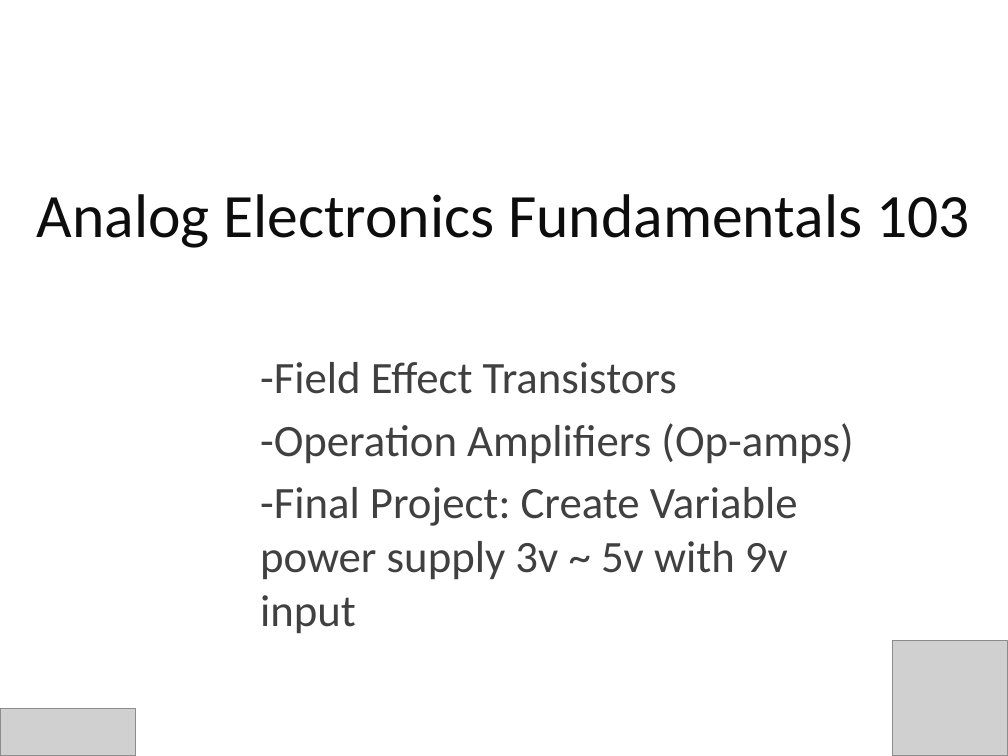
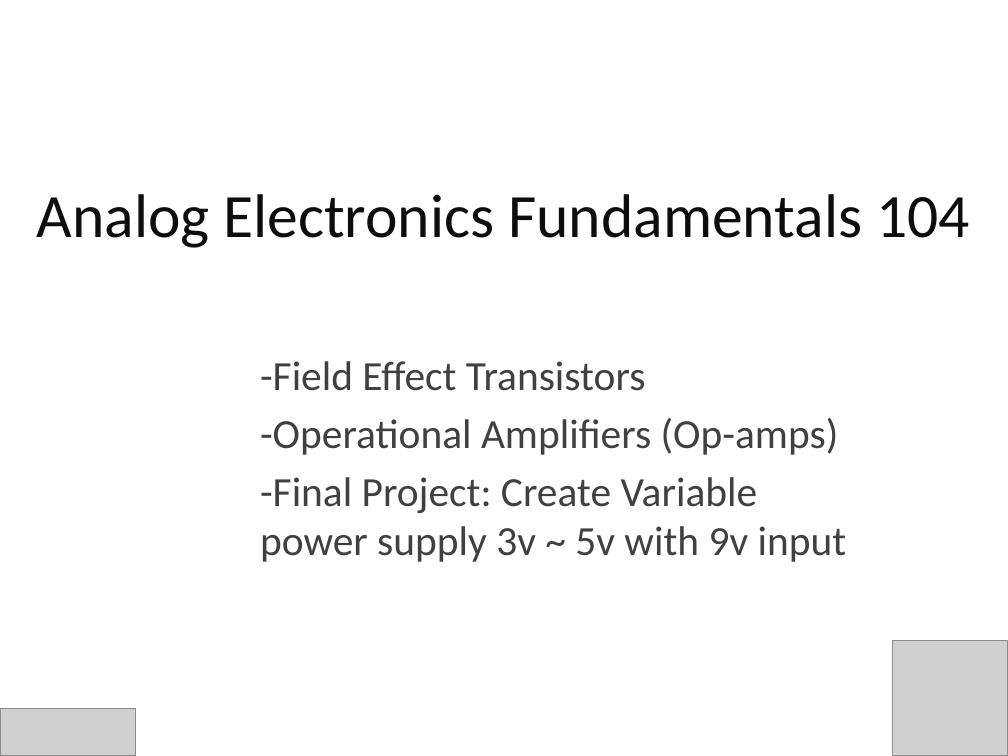
Before and after one commit to HubCityLabs/electronics-workshops-lectures, a slide deck: slide 1 of 100 - Analog Electronics Fundamentals/Analog Electronics Fundamentals 104.pptx. Drawn at 1008x756 pixels with LibreOffice and Linux fonts; fonts in the diff are those of the drawing; grey boxes stand for pictures. Boxes give left, top, right and bottom in pixels: in the first picture for what was removed or moved away, otherwise in the second. Text is boxed around its words. In the diff, an @@ line names an element or a change of style, - is before the commit and + after.

```diff
--- a/100 - Analog Electronics Fundamentals/Analog Electronics Fundamentals 104.pptx
+++ b/100 - Analog Electronics Fundamentals/Analog Electronics Fundamentals 104.pptx
@@ title at bbox=[37, 194, 970, 248]: text changed @@
-Analog Electronics Fundamentals 103
+Analog Electronics Fundamentals 104
@@ subtitle at bbox=[260, 361, 847, 562]: size 32 to 29.6 pt in "-Field Effect Transistors", "-Final Project: Create Variable power supply 3v ..." @@
@@ subtitle at bbox=[260, 418, 839, 455]: text changed; size 32 to 29.6 pt @@
--Operation Amplifiers (Op-amps)
+-Operational Amplifiers (Op-amps)
```
Also in this commit, not shown: 1 other slide changed, 1 other file.
